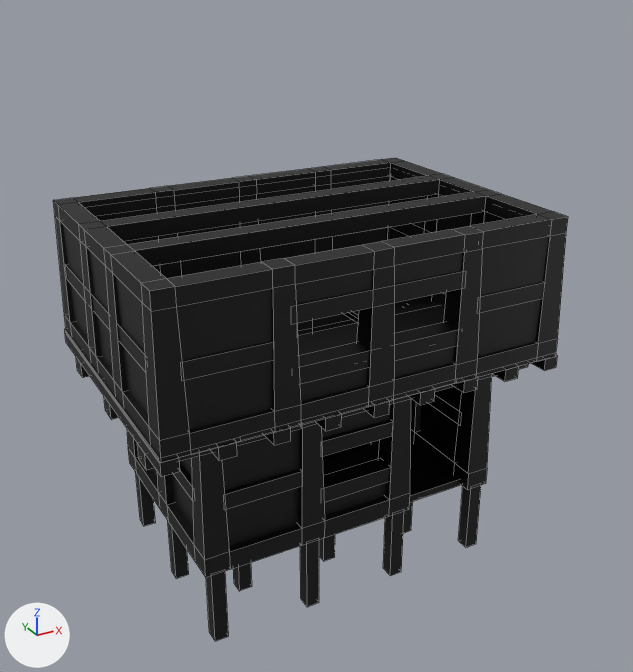
Renders of the Blender file UnityProject/Assets/Resources/Meshes/Blender/medieval-house.blend from each side of a commit.
One viewpoint serves both versions: a 50 mm camera at (-9.67, -18.29, 13.14) aimed at (0.2, -0.35, 4.17). Lighting does not change. The marker at lower left points along +X, +Y and +Z. Mesh edges are drawn as thin lines.

In view in the first picture: 'LowerFrame', 'LowerPlatterWall', 'StoneFloor', 'UpperFrame', 'UpperFrame.001', 'UpperPlatterWall', 'WoodenFloor', 'WoodenFoundation'.
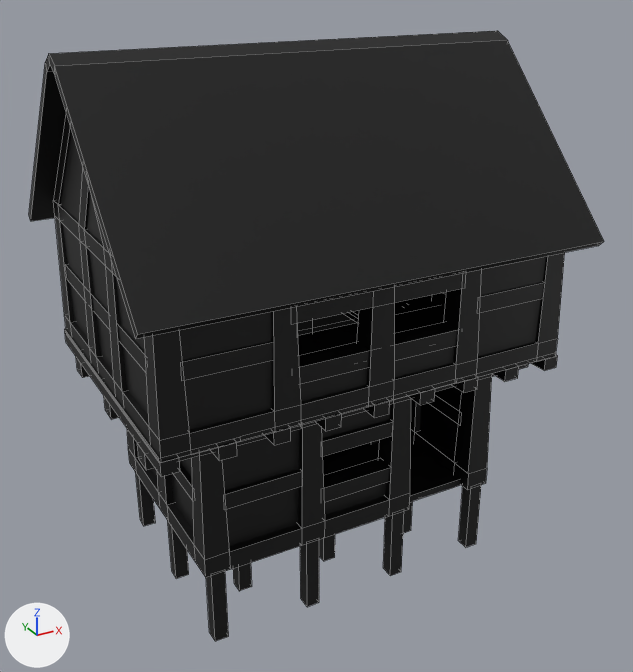
What the commit changed:
Mesh me_cube_003 is new.
It has 108 vertices, 80 faces and spans x -5.1..5.1, y -3.64..3.64, z 7.45..11.05.
It uses material mat_wood (picture img_wood).
Mesh me_cube_008 is new.
It has 20 vertices, 18 faces and spans x -5.6..5.6, y -4.37..4.37, z 6.83..11.3.
It uses material mat_wood (picture img_wood).
Mesh me_plane_002 is new.
It has 8 vertices, 2 faces and spans x -5.05..5.05, y -3.52..3.52, z 7.3..10.7.
It uses material mat_platter (picture img_platter).
Object 'Cube.001' (ob_cube_001) is new; it shows me_cube_003.
Its location is (0.0, 0.0, 0.0).
Object 'Cube.002' (ob_cube_002) is new; it shows me_cube_008.
Its location is (0.0, 0.0, 0.0).
Object 'UpperPlatterWall.001' (ob_upperplatterwall_001) is new; it shows me_plane_002.
Its location is (0.0, 0.0, 0.0).

What differs and where, as boxes [x1, y1, x2, y2] in the pictures (633 x 672 px):
'Cube.002', added (black): after [29, 31, 604, 339]
'UpperPlatterWall.001', added (black): after [60, 132, 103, 244]
'Cube.001', added (black): after [53, 112, 109, 252]
